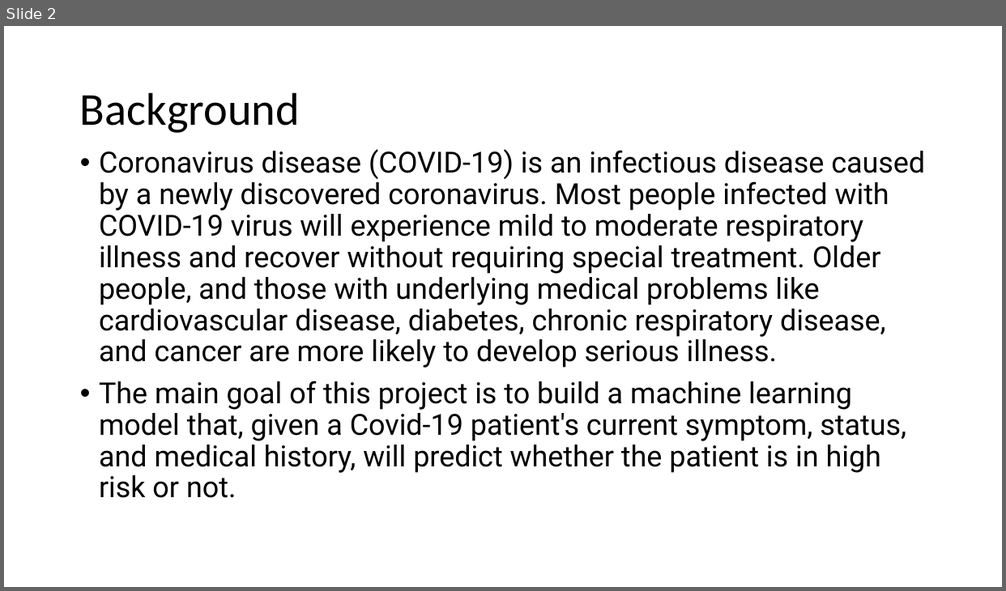
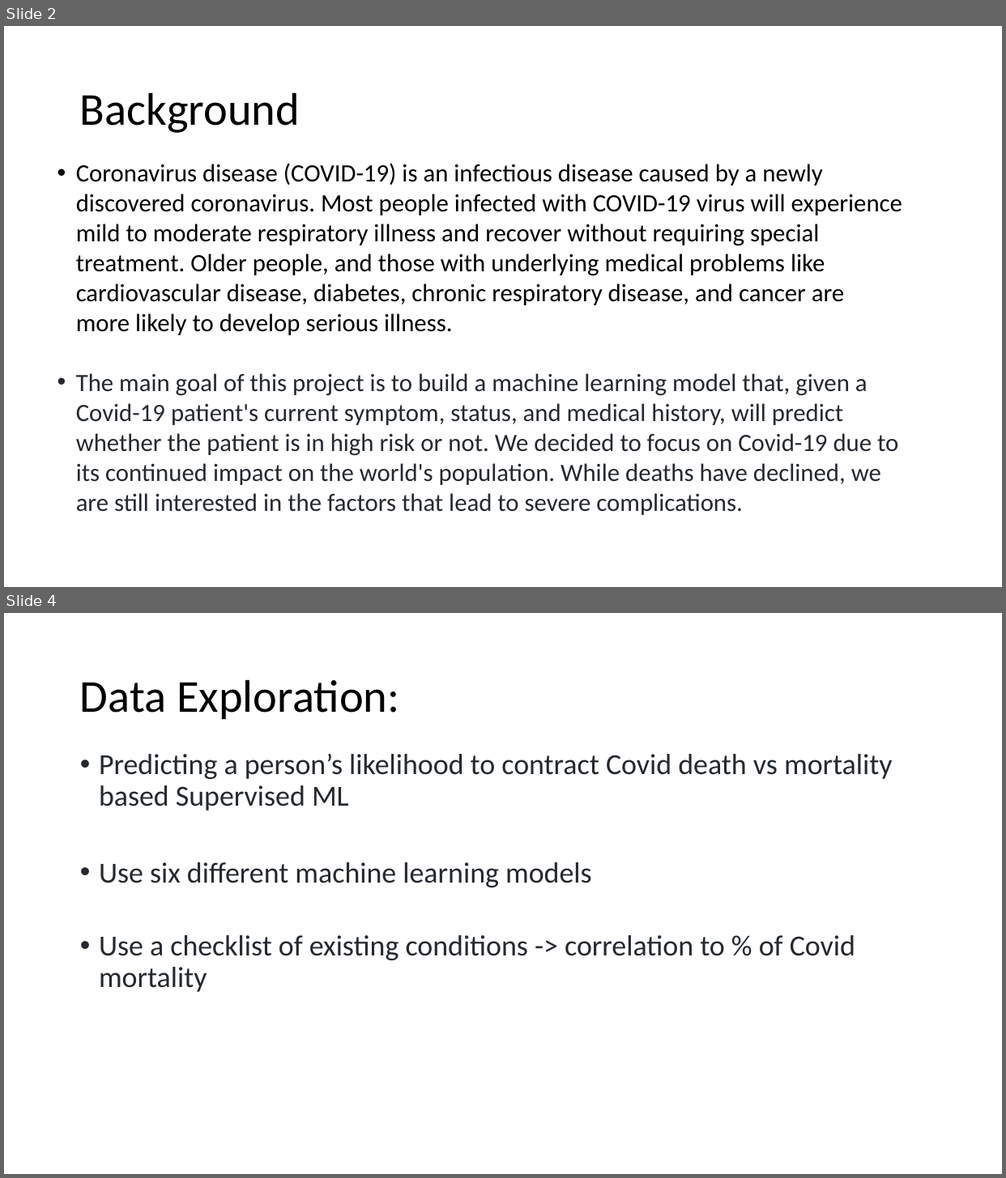
Before and after one commit to rvroomiii/group_hub, a slide deck: Covid-presentation.pptx. Shown one above the other, each under a label of ours: slide 2 before the commit, slides 2 and 4 after it; the slides between them are not shown. The pictures are 1006x591 and 1006x1178 pixels, drawn with LibreOffice and Linux fonts; fonts in the diff are those of the drawing. Boxes give left, top, right and bottom in pixels: in the first picture for what was removed or moved away, otherwise in the second. Text is boxed around its words. In the diff, an @@ line names an element or a change of style, - is before the commit and + after.

```diff
--- a/Covid-presentation.pptx
+++ b/Covid-presentation.pptx
@@ slide 4 added at box(4, 613, 1002, 1174), background #FFFFFF @@
@@ title added at box(80, 679, 399, 719), 44 pt, text #000000 @@
+Data Exploration:
@@ text added at box(99, 754, 893, 992), 28 pt, text #24292F @@
+• Predicting a person’s likelihood to contract Covid death vs mortality based Supervised ML
+• Use six different machine learning models
+• Use a checklist of existing conditions -> correlation to % of Covid mortality
@@ slide 2 changed as well @@
@@ text "Coronavirus disease (COVID-19) is an ...": place and size @@
-text "Coronavirus disease (COVID-19) is an ..." at box(99, 149, 925, 498)
+text "Coronavirus disease (COVID-19) is an ..." at box(76, 163, 902, 515)
@@ text at box(76, 163, 902, 335): size 28 to 24 pt, font Roboto to Calibri in "Coronavirus disease (COVID-19) is an infectious disease ..."; line spacing 0.9 to 1; less space between paragraphs @@
@@ text at box(76, 373, 898, 515): text changed; size 28 to 24 pt; font Roboto to Calibri; text colour #000000 to #24292F @@
-• The main goal of this project is to build a machine learning model that, given a Covid-19 patient's current symptom, status, and medical history, will predict whether the patient is in high risk or not.
+• The main goal of this project is to build a machine learning model that, given a Covid-19 patient's current symptom, status, and medical history, will predict whether the patient is in high risk or not. We decided to focus on Covid-19 due to its continued impact on the world's population. While deaths have declined, we are still interested in the factors that lead to severe complications.
```
Also in this commit, not shown: 4 other slides changed, 5 other slides added, 3 slides removed.
